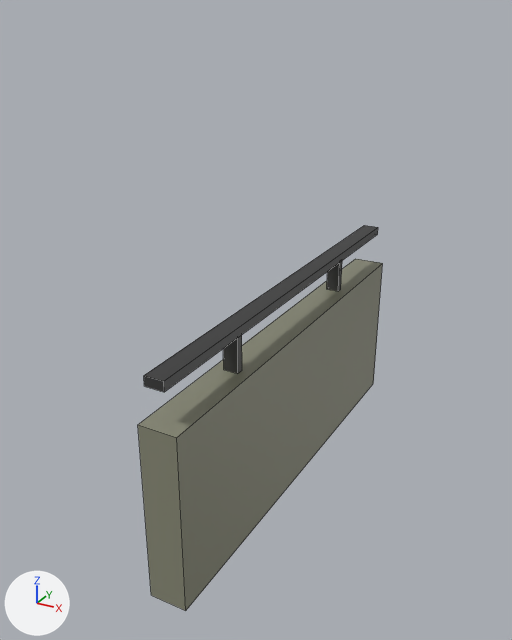
The FBX model unity/Assets/Models/Paths/p472/wall.fbx as it was, and as the next commit left it.
The view is the same before and after, from a camera (50 mm lens) standing at (4.19, -2.02, 2.57) and looking at (2.48, 1.08, 1.02). Every picture has the same lights, and +X, +Y and +Z are marked at lower left. The older version comes first. Mesh edges are drawn as thin lines. Where no turn or scale is listed for an object, it has been applied to the vertices.

Objects in the first picture: 'p472_wall'.
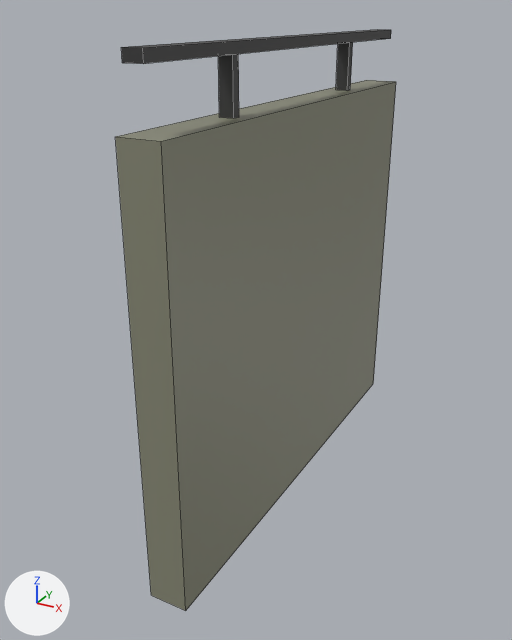
Where the change shows, as pixel boxes [x1, y1, x2, y2] in the pictures (512 x 640 px; the box of a moved part takes in the faces that stretch with it):
'p472_wall', reshaped (15% wider, 51% taller): before [138, 225, 383, 611]; after [115, 29, 396, 611]
part 1 of me_p412_wall, moved or reshaped: before [223, 335, 242, 374]; after [218, 54, 239, 118]
part 2 of me_p412_wall, moved or reshaped: before [327, 261, 342, 291]; after [336, 42, 353, 91]
part 3 of me_p412_wall, moved or reshaped: before [144, 225, 378, 392]; after [121, 29, 391, 64]
part 4 of me_p412_wall, moved or reshaped: before [138, 259, 383, 440]; after [115, 80, 396, 440]

The edits, one by one:
me_p412_wall is used by ob_p472_wall; location (0.0, 0.0, 0.0).
Before the commit, vertices of me_p412_wall: 1 (2.5, 0.0, 0.95) at pixel (137, 424), 3 (2.5, 2.5, 0.95) at pixel (355, 258), 5 (2.7, 0.0, 0.95) at pixel (176, 437), 7 (2.7, 2.5, 0.95) at pixel (382, 263).
me_p412_wall had 32 vertices, 24 faces and spanned x 2.5..2.7, y 0.0..2.5, z 0.0..1.2.
me_p412_wall now has 32 vertices, 24 faces and spans x 2.5..2.7, y 0.0..2.5, z 0.0..2.45.
me_p412_wall part 1: the loose piece of 8 vertices spanning x 2.56..2.64, y 0.61..0.65, z 0.95..1.15 is scaled about its middle by (0.875, 1.1, 1.25), then moved by (0.0, 0.0, 1.23).
me_p412_wall part 2: the loose piece of 8 vertices spanning x 2.56..2.64, y 1.86..1.9, z 0.95..1.15 is scaled about its middle by (0.875, 1.1, 1.25), then moved by (0.0, 0.0, 1.22).
me_p412_wall part 3: the loose piece of 8 vertices spanning x 2.55..2.65, y 0.0..2.5, z 1.15..1.2 is moved by (0.0, 0.0, 1.25).
Part 4, on me_p412_wall:
Vertices 1, 3, 5, 7 of me_p412_wall move by (0.0, 0.0, 1.2).
